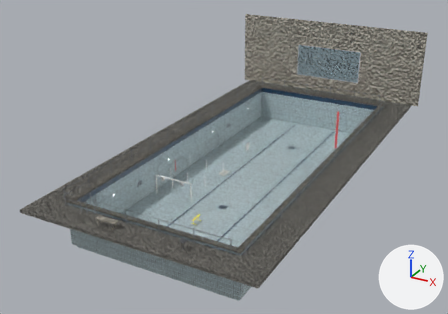
Renders of the Blender file auvs/stonefish_sim/data/pool_scene.blend from each side of a commit.
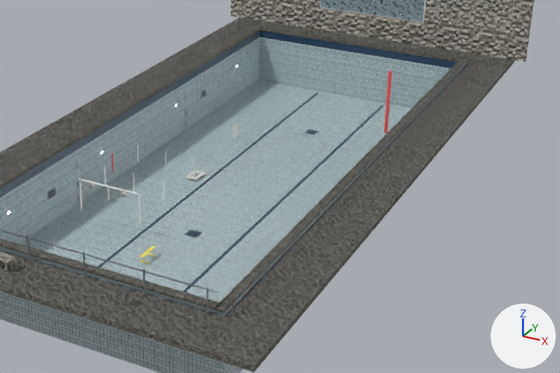
Each version is shown whole from a camera (50 mm lens) standing at (19.7, -30.5, 18.9) and looking at (-1.6, 8.0, -0.4), then close up on the part from 24% to 98% of the width and 22% to 92% of the height. Arrows for +X, +Y and +Z are at lower right; the lights stay in place. The last two pictures show the newer version.

Script lines for the objects in view, before the commit:
```python
me_cylinder_001 = bpy.data.meshes.new('Cylinder.001')
me_cylinder_001.from_pydata(...)  # 4577 vertices, 9306 faces; spans x -0.686..0.381, y -0.216..0.219, z 0.643..1.022
me_cylinder_001.materials.append(mat_sf_yellow)  # yellow #ffed59
me_plane_001 = bpy.data.meshes.new('Plane.001')
me_plane_001.from_pydata(...)  # 2632 vertices, 2625 faces; spans x -1.52..1.61, y -0.04..0.04, z 0.0..1.56
me_plane_001.materials.append(mat_sf_gate)  # white #f3f3ed
me_pole4_mesh_001 = bpy.data.meshes.new('Pole4_mesh.001')
me_pole4_mesh_001.from_pydata(...)  # a 16-sided cylinder along z spanning x -0.025..0.025, y -0.025..0.025, z -0.45..0.45
me_pole4_mesh_001.materials.append(mat_sf_red_001)  # red #f35959
me_pool_glass = bpy.data.meshes.new('pool_glass')
me_pool_glass.from_pydata(...)  # a box spanning x -3.1..3.1, y 26.19..26.21, z 1.37..4.32
me_pool_glass.materials.append(mat_pool_glass)
ob_gate = bpy.data.objects.new('Gate', me_plane_001)
ob_gate.location = (-3.0, 3.0, -2.1)
ob_marker = bpy.data.objects.new('Marker', me_cylinder_001)
ob_marker.location = (-0.52, 1.92, -3.59)
ob_marker.rotation_euler = (0.0, 0.0, -1.571)  # degrees (0, 0, -90)
ob_pole4_001 = bpy.data.objects.new('Pole4.001', me_pole4_mesh_001)
ob_pole4_001.location = (3.79, 18.87, -0.88)
ob_pole4_001.scale = (3.78, 3.49, 3.78)
ob_pool_glass = bpy.data.objects.new('pool_glass', me_pool_glass)
ob_pool_glass.location = (0.0, 0.0, 0.0)
# also in view: 'pool_deck' at (0.0, 10.0, -0.1); 'pool_band' at (0.0, 10.0, -1.4); 'pool_coping' at (0.0, 10.0, 0.2); 'pool_stainless' at (0.0, 9.5, -1.0); 'pool_hall' at (0.0, 10.4, 3.4)
```
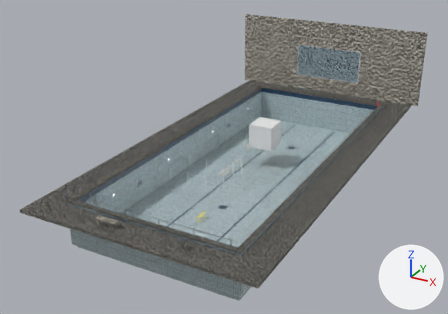
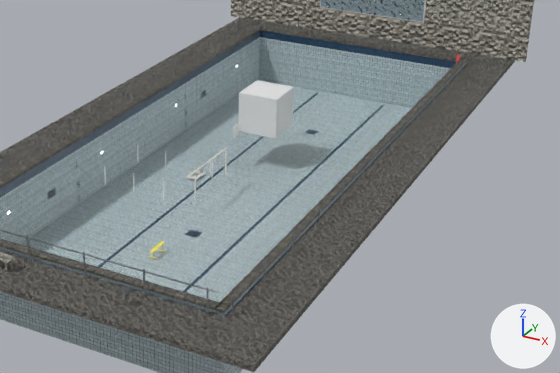
The change, as JSON lines over the scene's bpy script:
```json
{"op": "add", "block": "me_cube", "code": ["me_cube = bpy.data.meshes.new('Cube')", "me_cube.from_pydata(...)  # a box spanning x -1.0..1.0, y -1.0..1.0, z -1.0..1.0"]}
{"op": "set", "path": "ob_pole4_001.location", "old": "(3.79, 18.87, -0.88)", "new": "(5.9, 23.9, -1.15)"}
{"op": "set", "path": "ob_gate.location", "old": "(-3.0, 3.0, -2.1)", "new": "(-0.79, 8.04, -2.38)"}
{"op": "set", "path": "ob_gate.rotation_euler", "old": "(0.0, 0.0, 0.0)", "new": "(0.0, 0.0, 1.571)", "note": "degrees (0, 0, 0) -> degrees (0, 0, 90)"}
{"op": "set", "path": "ob_marker.location", "old": "(-0.52, 1.92, -3.59)", "new": "(-0.39, 2.44, -3.59)"}
{"op": "add", "block": "ob_cube", "code": ["ob_cube = bpy.data.objects.new('Cube', me_cube)", "ob_cube.location = (-0.56, 13.37, -0.18)"]}
```

What differs and where, as boxes [x1, y1, x2, y2] in the close-ups (560 x 373 px):
```json
{"object": "Cube", "change": "added", "after": [238, 80, 294, 139]}
{"object": "Gate", "change": "moved, turned", "before": [78, 179, 141, 224], "after": [194, 147, 227, 203]}
{"object": "Pole4.001", "change": "moved", "before": [384, 71, 392, 133], "after": [456, 54, 460, 63]}
{"object": "Marker", "change": "moved", "before": [139, 246, 157, 264], "after": [149, 241, 166, 259]}
```
